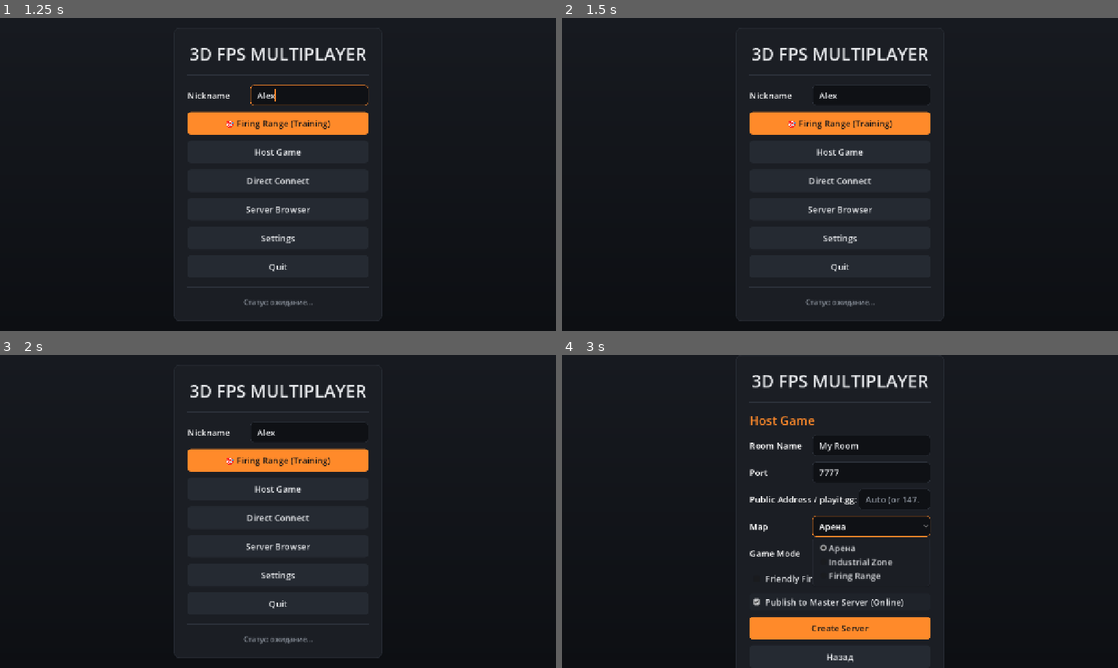
Above: before the commit, frames 1-4 (two rows, left to right).
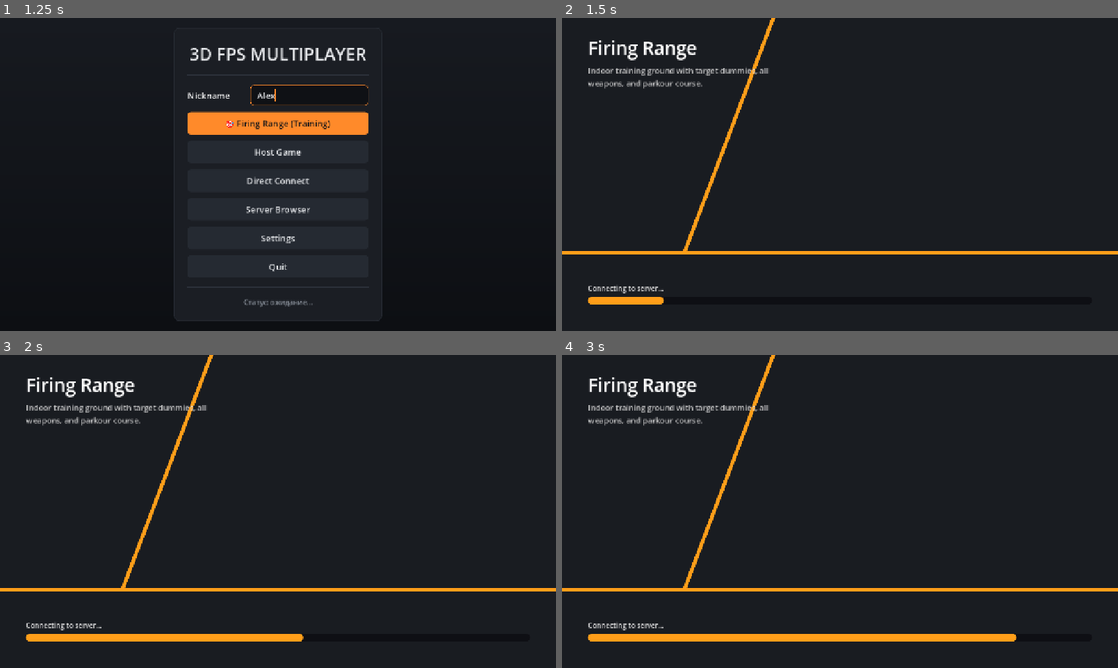
Above: after the commit, the same moments.

Repository: genjblu/multiplayer-vb
Game: Godot game, scene res://scenes/main_menu.tscn
Same seed, same stepped clock (60 frames per second), same inputs: the game is played once before the commit and once after it.
Inputs (mouse positions are in pixels of both pictures, inside the frame that each line leads up to):
- Up to frame 1 (1.25 s): click (311, 96) at 0.52 s; type "Alex" at 0.6 s
- Up to frame 2 (1.5 s): click "🎯 Firing Range (Training)" at 1.25 s
- Up to frame 3 (2 s): no input
- Up to frame 4 (3 s): click (840, 489) at 2 s, where only the run before the commit has a clickable "Host Game"; click (873, 527) at 2.75 s, where only the run before the commit has a clickable "Арена"

Frame 1 is identical in both runs. In frame 2, 7.7% of the frame differs, in the area x 0-100%, y 0-93%; in frame 3, 8.4%; in frame 4, 9.1%, in the area x 0-100%, y 0-99%.
Error before the commit: Invalid access to property or key 'root' on a base object of type 'null instance'. (res://scripts/main_menu.gd:99)

Commit message:
fix(menu): prevent get_tree null error on training launch by safely resetting network state

Diff:
--- a/project.godot
+++ b/project.godot
@@ -87,6 +87,5 @@
 
 [rendering]
 
-renderer/rendering_method.web="gl_compatibility"
 rendering_device/driver.windows="d3d12"
 textures/vram_compression/import_etc2_astc=true
--- a/scripts/main_menu.gd
+++ b/scripts/main_menu.gd
@@ -85,19 +85,33 @@
 	GameStats.set_nick(screen_main.get_nick())
 	var net_manager = get_node_or_null("/root/NetworkManager")
 	if net_manager:
-		net_manager.disconnect_peer()
+		if multiplayer.has_multiplayer_peer():
+			multiplayer.multiplayer_peer.close()
+			multiplayer.multiplayer_peer = null
+		if net_manager.peer:
+			net_manager.peer.close()
+			net_manager.peer = null
+		net_manager.is_match_running = false
+		net_manager.joined_as_late = false
 		net_manager.current_map_id = "polygon"
 		net_manager.current_mode = "ffa"
+		LanDiscovery.stop_broadcast()
+		if OnlineMatchmaking:
+			OnlineMatchmaking.unregister_server()
 
 	var map_to_load: MapData = null
 	var map_path := "res://maps/polygon.tres"
 	if ResourceLoader.exists(map_path):
 		map_to_load = load(map_path) as MapData
 
-	var loader := LoadingScreen.new()
-	loader.map_data = map_to_load
-	get_tree().root.add_child(loader)
-	get_tree().change_scene_to_file("res://scenes/polygon.tscn")
+	var tree := get_tree()
+	if not tree:
+		tree = Engine.get_main_loop() as SceneTree
+	if tree and tree.root:
+		var loader := LoadingScreen.new()
+		loader.map_data = map_to_load
+		tree.root.add_child(loader)
+		tree.change_scene_to_file("res://scenes/polygon.tscn")
 
 func _on_host_requested(port: int, room_name: String, map_id: String = "default_arena", mode: String = "ffa", ff: bool = false, publish_online: bool = true, custom_ip: String = "") -> void:
 	GameStats.set_nick(screen_main.get_nick())
@@ -213,10 +227,14 @@
 			if map_to_load and not map_to_load.scene_path.is_empty():
 				target_scene = map_to_load.scene_path
 
-	var loader := LoadingScreen.new()
-	loader.map_data = map_to_load
-	get_tree().root.add_child(loader)
-	get_tree().change_scene_to_file(target_scene)
+	var tree := get_tree()
+	if not tree:
+		tree = Engine.get_main_loop() as SceneTree
+	if tree and tree.root:
+		var loader := LoadingScreen.new()
+		loader.map_data = map_to_load
+		tree.root.add_child(loader)
+		tree.change_scene_to_file(target_scene)
 
 func _on_connection_failed() -> void:
 	if menu:
Not shown: 1 places in scenes/polygon.tscn that only renumber resources
Not shown: 1 places in scenes/target_dummy.tscn that only renumber resources
Not shown: 1 places in scenes/weapon_stand.tscn that only renumber resources
